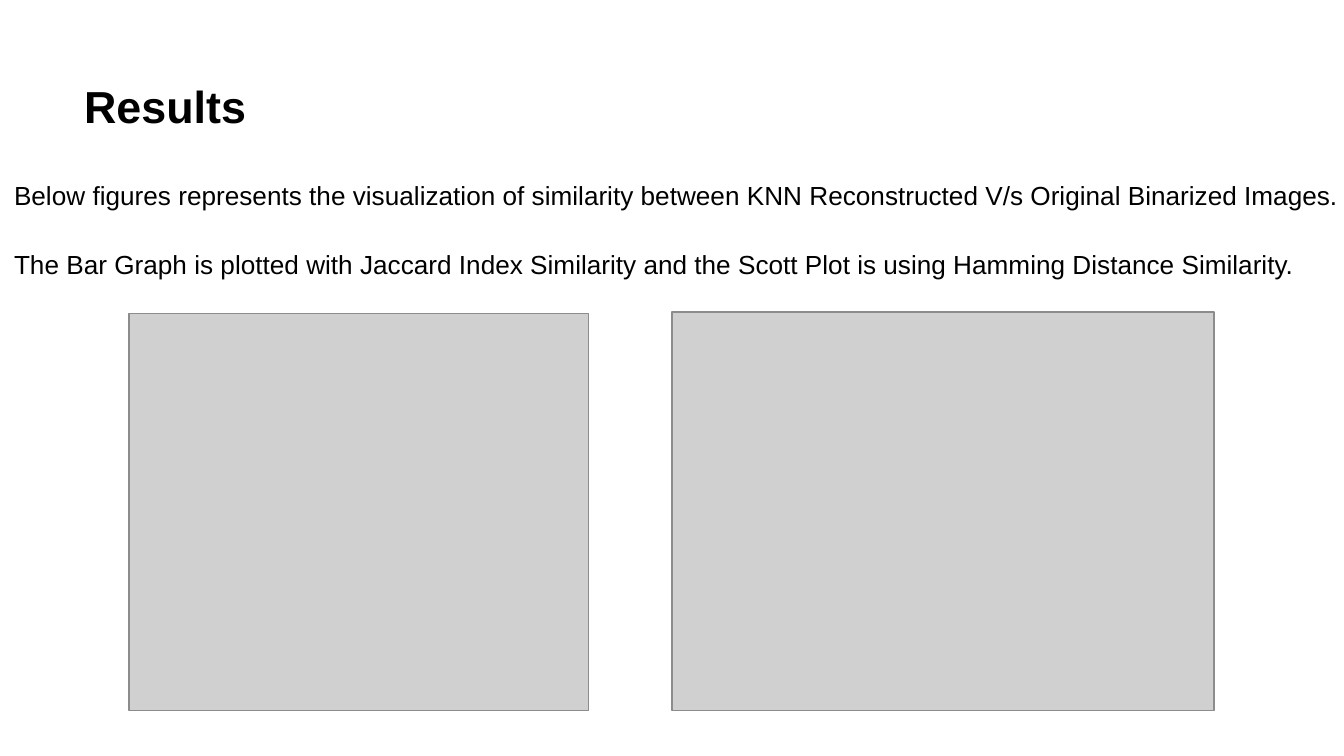
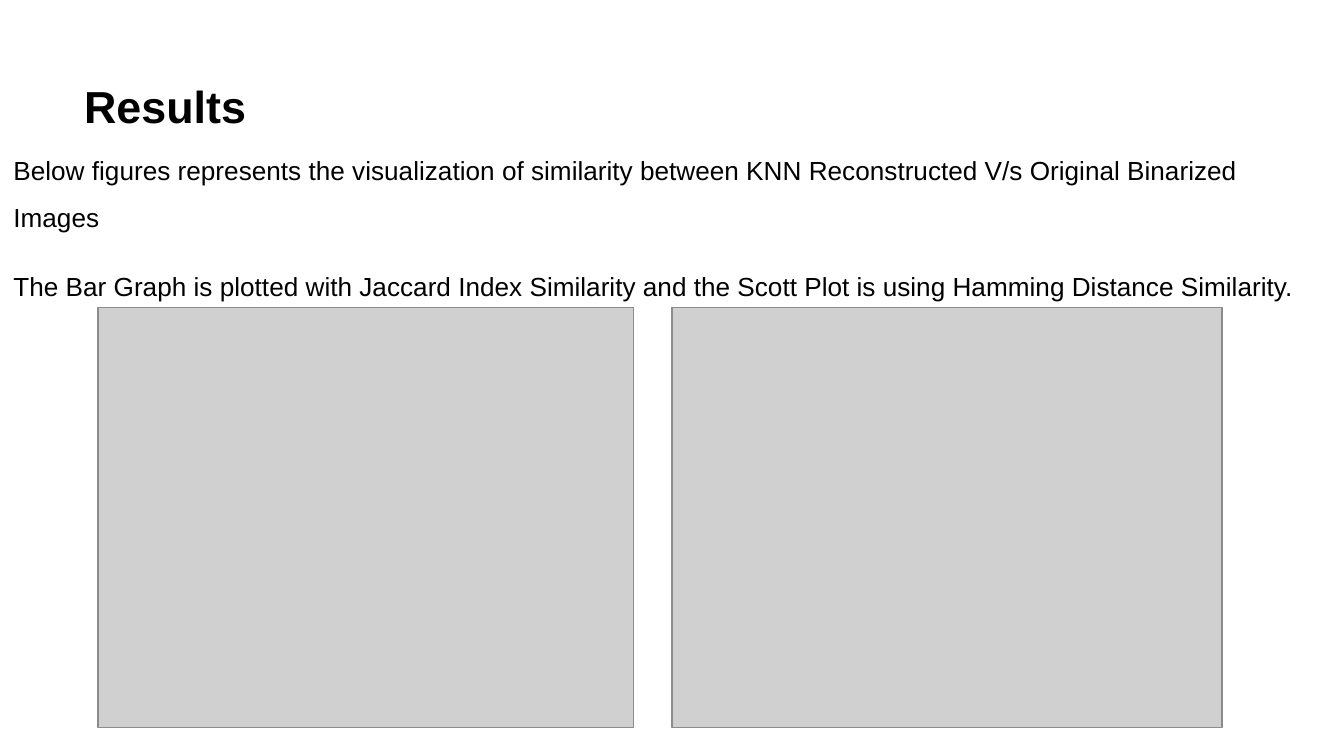
Before and after one commit to Avradip24/Code_Wizards, a slide deck: slide 12 of source/Samples/NeoCortexApiSample/Documentations/ML2425-01_Investigate_Image_Reconstruction_by_using_Classifiers_CodeWizards-Project_Presentation.pptx. Drawn at 1344x756 pixels with LibreOffice and Linux fonts; fonts in the diff are those of the drawing; grey boxes stand for pictures; background and template pictures are left out. Boxes give left, top, right and bottom in pixels: in the first picture for what was removed or moved away, otherwise in the second. Text is boxed around its words. In the diff, an @@ line names an element or a change of style, - is before the commit and + after.

Commit message:
Adding images used in documentation and necessary changes

```diff
--- a/source/Samples/NeoCortexApiSample/Documentations/ML2425-01_Investigate_Image_Reconstruction_by_using_Classifiers_CodeWizards-Project_Presentation.pptx
+++ b/source/Samples/NeoCortexApiSample/Documentations/ML2425-01_Investigate_Image_Reconstruction_by_using_Classifiers_CodeWizards-Project_Presentation.pptx
@@ text "Below figures represents the visualization ...": place and size @@
-text "Below figures represents the visualization ..." at (14, 186, 1337, 280)
+text "Below figures represents the visualization ..." at (13, 161, 1292, 302)
@@ text at (13, 161, 1236, 233): text changed @@
-Below figures represents the visualization of similarity between KNN Reconstructed V/s Original Binarized Images.
+Below figures represents the visualization of similarity between KNN Reconstructed V/s Original Binarized Images
@@ picture: place and size @@
-picture at (129, 313, 589, 710)
+picture at (98, 308, 633, 727)
@@ picture: place and size @@
-picture at (672, 312, 1214, 710)
+picture at (672, 308, 1222, 727)
```
Also in this commit, not shown: 3 other slides changed, 26 other files.
